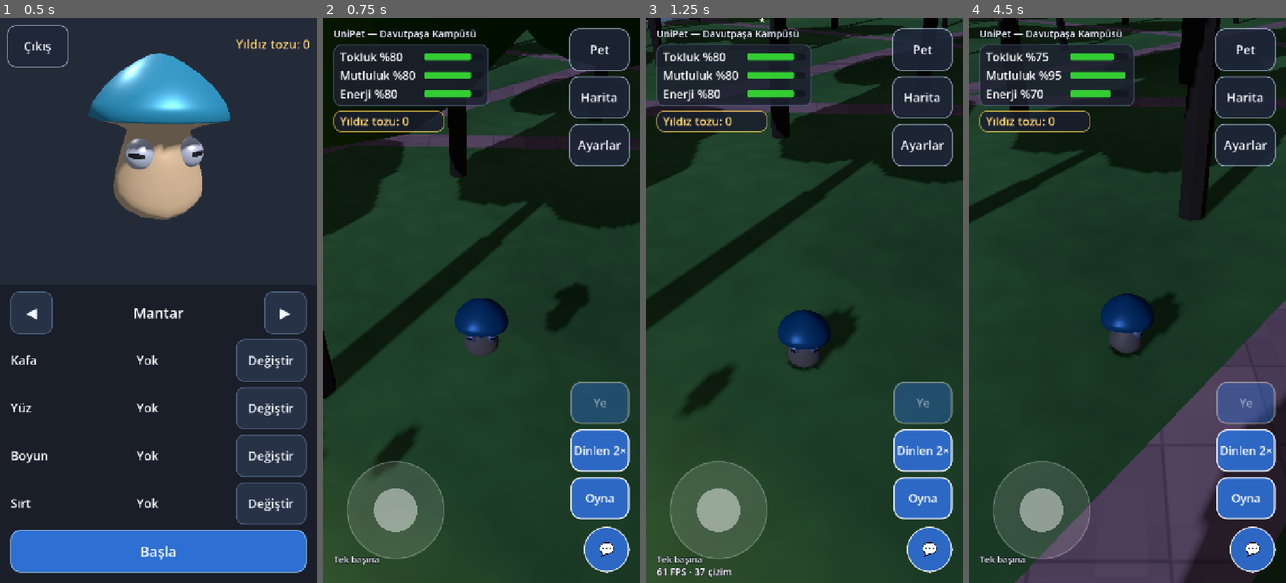
Above: before the commit, frames 1-4 (left to right).
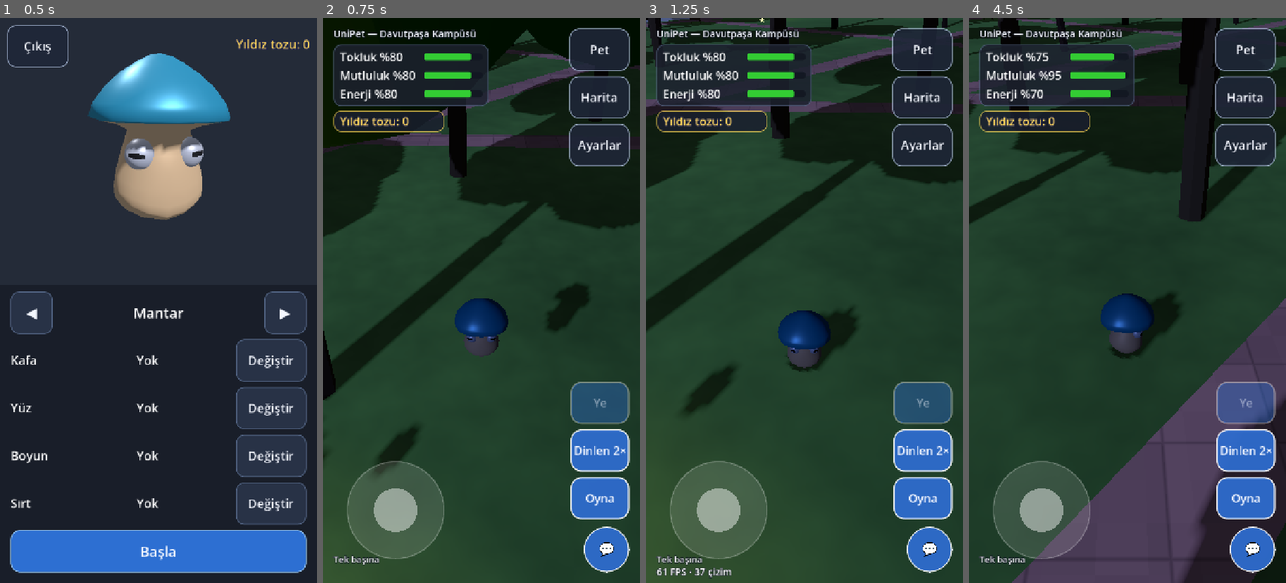
Above: after the commit, the same moments.

Repository: talha24052050/unipet
Game: Godot game, scene res://scenes/ui/login.tscn
Two runs of this game, one before a commit and one after it. Both use one fixed random seed, a clock stepped at 60 frames per second and the inputs below.
Inputs (mouse positions are in pixels of both pictures, inside the frame that each line leads up to):
- Up to frame 1 (0.5 s): no input
- Up to frame 2 (0.75 s): click "Başla" at 0.5 s
- Up to frame 3 (1.25 s): no input
- Up to frame 4 (4.5 s): click "Oyna" at 1.25 s; tap Enter at 2 s; move the mouse to (1197, 272) at 2.02 s; hold Right (ui_right) 2.03-2.75 s; click (1197, 272) at 2.17 s; drag from (1064, 328) to (1111, 413) at 2.77 s; click "Pet" at 3.5 s; click "Başla" at 4.25 s

Frame 1 is identical in both runs. In frame 2, 0.2% of the frame differs, in the area x 0-83%, y 3-68%; in frame 3, 0.3%; in frame 4, 0.6%, in the area x 0-100%, y 0-100%.

Commit message:
Gerçek yer şekilleri 2/4: eğimli zemin mesh/çarpışma, temel uzantılı binalar, alt-bölünmüş yollar ve alanlar

Diff:
--- a/game/src/world/greybox_builder.gd
+++ b/game/src/world/greybox_builder.gd
@@ -41,8 +41,10 @@
 const PATH_COLOR: Color = Color(0.91, 0.89, 0.85) # yaya yolu krem/açık gri
 const SERVICE_PATH_COLOR: Color = Color(0.290, 0.310, 0.333) # araç yolu koyu gri #4A4F55
 ## Z-fighting olmasın diye katmanlar arası küçük yükseklik farkı.
-const AREA_Y: float = 0.02
-const PATH_Y: float = 0.04
+const AREA_Y: float = 0.04
+const PATH_Y: float = 0.09
+const PATH_SUBDIV_M: float = 8.0
+const BUILDING_FOUNDATION_M: float = 2.5
 const GROUND_MARGIN: float = 30.0
 const CampusMap := preload("res://src/ui/campus_map.gd")
 const LANDMARKS_PATH: String = "res://data/landmarks.json"
@@ -92,6 +94,7 @@
 	var data: Dictionary = load_data(data_path)
 	if data.is_empty():
 		return
+	_load_terrain_for(data_path)
 	var extent: Rect2 = data_extent(data)
 	_build_ground_rect(extent.grow(GROUND_MARGIN))
 	_find_courtyard(data)
@@ -109,12 +112,23 @@
 	_batching = false
 	# Binaya bağlı olmayan simge yapılar (kampüs kapıları)
 	for n: Node3D in free_landmarks():
+		var lp: Vector3 = n.position
+		lp.y += TerrainHeight.active_height(lp.x, lp.z)
+		n.position = lp
 		add_child(n)
 	# Yeşil doku (ağaçlar, tarhlar, pist): greybox ile aynı klasörde <ad>_greenery.json
 	var decor: Node3D = GreeneryDecor.new()
 	decor.name = "GreeneryDecor"
 	add_child(decor)
 	decor.build_from_file(data_path.replace("_greybox.json", "_greenery.json"))
+
+
+func _load_terrain_for(greybox_path: String) -> void:
+	if not Config.TERRAIN_ENABLED:
+		TerrainHeight.active = null
+		return
+	var terrain_path: String = greybox_path.replace("_greybox.json", "_terrain.json")
+	TerrainHeight.active = TerrainHeight.load_from_file(terrain_path)
 
 
 static func load_data(path: String) -> Dictionary:
@@ -176,9 +190,10 @@
 
 
 ## Taban çokgenini `height` kadar yukarı uzatan kapalı mesh. Çokgen basit değilse null.
+## `floor_y` negatif verilirse duvarlar temel olarak aşağı uzar (eğimli arazide binalar havada kalmasın).
 ## `paths` verilirse, yolların duvarı kestiği yerlerde GATE_WIDTH genişliğinde, GATE_HEIGHT yüksekliğinde geçit açılır
 ## (geçidin üstündeki duvar ve çatı kalır).
-static func extrude_polygon(poly: PackedVector2Array, height: float, paths: Array[PackedVector2Array] = []) -> ArrayMesh:
+static func extrude_polygon(poly: PackedVector2Array, height: float, paths: Array[PackedVector2Array] = [], floor_y: float = 0.0) -> ArrayMesh:
 	# XZ düzleminde (x, z) → saat yönü/tersi fark etmesin diye tek yöne çevir.
 	if Geometry2D.is_polygon_clockwise(poly):
 		poly.reverse()
@@ -199,10 +214,10 @@
 	for i: int in n:
 		var a: Vector2 = poly[i]
 		var b: Vector2 = poly[(i + 1) % n]
-		var a0: Vector3 = Vector3(a.x, 0.0, a.y)
-		var b0: Vector3 = Vector3(b.x, 0.0, b.y)
+		var a0: Vector3 = Vector3(a.x, floor_y, a.y)
+		var b0: Vector3 = Vector3(b.x, floor_y, b.y)
 		if gates.has(i):
-			_add_wall_with_gates(st, a, b, height, gates[i])
+			_add_wall_with_gates(st, a, b, height, gates[i], floor_y)
 			continue
 		var a1: Vector3 = Vector3(a.x, height, a.y)
 		var b1: Vector3 = Vector3(b.x, height, b.y)
@@ -225,20 +240,20 @@
 
 
 ## Geçitli duvar: geçitlerin arası tam boy, geçidin üstü (lento) GATE_HEIGHT'tan yukarısı.
-static func _add_wall_with_gates(st: SurfaceTool, a: Vector2, b: Vector2, height: float, ts: Array) -> void:
+static func _add_wall_with_gates(st: SurfaceTool, a: Vector2, b: Vector2, height: float, ts: Array, floor_y: float = 0.0) -> void:
 	var half: float = GATE_WIDTH * 0.5 / a.distance_to(b)
 	var sorted: Array = ts.duplicate()
 	sorted.sort()
 	var cursor: float = 0.0
 	for t: float in sorted:
-		_add_wall_piece(st, a, b, cursor, t - half, 0.0, height)
+		_add_wall_piece(st, a, b, cursor, t - half, floor_y, height)
 		if height > GATE_HEIGHT:
 			_add_wall_piece(st, a, b, t - half, t + half, GATE_HEIGHT, height)
 		cursor = t + half
-	_add_wall_piece(st, a, b, cursor, 1.0, 0.0, height)
-
-
-static func flat_polygon_mesh(poly: PackedVector2Array, y: float) -> ArrayMesh:
+	_add_wall_piece(st, a, b, cursor, 1.0, floor_y, height)
+
+
+static func flat_polygon_mesh(poly: PackedVector2Array, y: float, sample_terrain: bool = false) -> ArrayMesh:
 	if Geometry2D.is_polygon_clockwise(poly):
 		poly.reverse()
 	var tris: PackedInt32Array = Geometry2D.triangulate_polygon(poly)
@@ -246,11 +261,12 @@
 		return null
 	var st: SurfaceTool = SurfaceTool.new()
 	st.begin(Mesh.PRIMITIVE_TRIANGLES)
-	st.set_normal(Vector3.UP)
 	for i: int in range(0, tris.size(), 3):
 		for k: int in [0, 1, 2]:
 			var v: Vector2 = poly[tris[i + k]]
-			st.add_vertex(Vector3(v.x, y, v.y))
+			var vy: float = (TerrainHeight.active_height(v.x, v.y) + y) if sample_terrain else y
+			st.set_normal(TerrainHeight.active_normal(v.x, v.y) if sample_terrain else Vector3.UP)
+			st.add_vertex(Vector3(v.x, vy, v.y))
 	return st.commit()
 
 
@@ -293,6 +309,9 @@
 
 
 func _build_ground_rect(rect: Rect2) -> void:
+	if Config.TERRAIN_ENABLED and TerrainHeight.active != null:
+		_build_terrain_ground(rect, TerrainHeight.active)
+		return
 	var c: Vector2 = rect.get_center()
 	var body: StaticBody3D = StaticBody3D.new()
 	body.name = "Ground"
@@ -309,6 +328,70 @@
 	mesh.cast_shadow = GeometryInstance3D.SHADOW_CASTING_SETTING_OFF
 	body.add_child(shape)
 	body.add_child(mesh)
+	add_child(body)
+
+
+func _build_terrain_ground(rect: Rect2, th: TerrainHeight) -> void:
+	var step: float = maxf(th.step, 10.0)
+	var x0: float = rect.position.x
+	var z0: float = rect.position.y
+	var nx: int = maxi(2, ceili(rect.size.x / step) + 1)
+	var nz: int = maxi(2, ceili(rect.size.y / step) + 1)
+	var dx: float = rect.size.x / float(nx - 1)
+	var dz: float = rect.size.y / float(nz - 1)
+
+	var verts: PackedVector3Array = PackedVector3Array()
+	var normals: PackedVector3Array = PackedVector3Array()
+	var uvs: PackedVector2Array = PackedVector2Array()
+	verts.resize(nx * nz)
+	normals.resize(nx * nz)
+	uvs.resize(nx * nz)
+
+	for r: int in nz:
+		var z: float = z0 + float(r) * dz
+		for c: int in nx:
+			var x: float = x0 + float(c) * dx
+			var idx: int = r * nx + c
+			verts[idx] = Vector3(x, th.height_at(x, z), z)
+			normals[idx] = th.normal_at(x, z)
+			uvs[idx] = Vector2(x * 0.05, z * 0.05)
+
+	var indices: PackedInt32Array = PackedInt32Array()
+	indices.resize((nx - 1) * (nz - 1) * 6)
+	var k: int = 0
+	for r: int in nz - 1:
+		for c: int in nx - 1:
+			var i00: int = r * nx + c
+			var i10: int = i00 + 1
+			var i01: int = i00 + nx
+			var i11: int = i01 + 1
+			indices[k] = i00
+			indices[k + 1] = i10
+			indices[k + 2] = i11
+			indices[k + 3] = i00
+			indices[k + 4] = i11
+			indices[k + 5] = i01
+			k += 6
+
+	var arrays: Array = []
+	arrays.resize(Mesh.ARRAY_MAX)
+	arrays[Mesh.ARRAY_VERTEX] = verts
+	arrays[Mesh.ARRAY_NORMAL] = normals
+	arrays[Mesh.ARRAY_TEX_UV] = uvs
+	arrays[Mesh.ARRAY_INDEX] = indices
+	var terrain_mesh: ArrayMesh = ArrayMesh.new()
+	terrain_mesh.add_surface_from_arrays(Mesh.PRIMITIVE_TRIANGLES, arrays)
+	terrain_mesh.surface_set_material(0, _grass_material(GROUND_COLOR))
+
+	var body: StaticBody3D = StaticBody3D.new()
+	body.name = "Ground"
+	var shape: CollisionShape3D = CollisionShape3D.new()
+	shape.shape = terrain_mesh.create_trimesh_shape()
+	var mi: MeshInstance3D = MeshInstance3D.new()
+	mi.mesh = terrain_mesh
+	mi.cast_shadow = GeometryInstance3D.SHADOW_CASTING_SETTING_OFF
+	body.add_child(shape)
+	body.add_child(mi)
 	add_child(body)
 
 
@@ -342,10 +425,14 @@
 		return
 	# OSM building:min_level: binalar arası havada köprü — altı açık (eskiden yerden yükselip yolu kapatıyordu)
 	var min_h: float = clampf(float(b.get("min_height", 0.0)), 0.0, height - 1.0)
+	var has_terrain: bool = Config.TERRAIN_ENABLED and TerrainHeight.active != null
+	var ref_y: float = _polygon_avg_height(poly) if has_terrain else 0.0
+	var min_y: float = _polygon_min_height(poly) if has_terrain else 0.0
+	var floor_y: float = -((ref_y - min_y) + BUILDING_FOUNDATION_M) if (has_terrain and min_h <= 0.0) else 0.0
 	# Sadece kutusu binanın kutusuyla kesişen yollar (kampüsün tamamında 300+ yol × 140 bina çok yavaştı).
 	var near_paths: Array[PackedVector2Array] = _paths_near(_poly_box(poly).grow(GATE_TOUCH_DIST + 1.0))
 	var no_paths: Array[PackedVector2Array] = []
-	var mesh: ArrayMesh = extrude_polygon(poly, height - min_h, near_paths if min_h <= 0.0 else no_paths)
+	var mesh: ArrayMesh = extrude_polygon(poly, height - min_h, near_paths if min_h <= 0.0 else no_paths, floor_y)
 	if min_h <= 0.0:
 		gate_count += _count_gates(poly, near_paths)
 	if mesh == null:
@@ -380,7 +467,7 @@
 	mesh.surface_set_material(0, wall_mat)
 	var body: StaticBody3D = StaticBody3D.new()
 	body.name = "Building%d" % building_count
-	body.position.y = min_h
+	body.position.y = ref_y + min_h
 	var mi: MeshInstance3D = MeshInstance3D.new()
 	mi.mesh = mesh
 	var shape: CollisionShape3D = CollisionShape3D.new()
@@ -388,7 +475,7 @@
 	trimesh.backface_collision = true
 	shape.shape = trimesh
 	if _batching and not is_kisla and min_h <= 0.0:
-		_batch_mesh(mesh, wall_mat, _poly_box(poly).get_center())  # aynı stil + hücre → tek çizim
+		_batch_mesh(mesh, wall_mat, _poly_box(poly).get_center(), ref_y, true)  # aynı stil + hücre → tek çizim
 		mi.free()
 	else:
 		body.add_child(mi)
@@ -444,8 +531,11 @@
 	var slab: ArrayMesh = extrude_polygon(poly, CANOPY_THICK)
 	if slab == null:
 		return
+	var has_terrain: bool = Config.TERRAIN_ENABLED and TerrainHeight.active != null
+	var base_y: float = _polygon_avg_height(poly) if has_terrain else 0.0
 	var body: StaticBody3D = StaticBody3D.new()
 	body.name = "Canopy%d" % building_count
+	body.position.y = base_y
 	var mat: StandardMaterial3D = _shared_material(CANOPY_COLOR)
 	slab.surface_set_material(0, mat)
 	var mi: MeshInstance3D = MeshInstance3D.new()
@@ -453,8 +543,9 @@
 	mi.position.y = height - CANOPY_THICK
 	body.add_child(mi)
 	var step: int = maxi(1, ceili(float(poly.size()) / CANOPY_MAX_POSTS))
+	var post_extra: float = 1.5 if has_terrain else 0.0
 	var post: BoxMesh = BoxMesh.new()
-	post.size = Vector3(CANOPY_POST, height - CANOPY_THICK, CANOPY_POST)
+	post.size = Vector3(CANOPY_POST, height - CANOPY_THICK + post_extra, CANOPY_POST)
 	post.material = mat
 	var post_shape: BoxShape3D = BoxShape3D.new()
 	post_shape.size = post.size
@@ -463,7 +554,7 @@
 		var c: Vector2 = poly[i].lerp(_polygon_center(poly), clampf(0.4 / maxf(poly[i].distance_to(_polygon_center(poly)), 0.01), 0.0, 0.5))
 		var p: MeshInstance3D = MeshInstance3D.new()
 		p.mesh = post
-		p.position = Vector3(c.x, post.size.y * 0.5, c.y)
+		p.position = Vector3(c.x, (height - CANOPY_THICK) - post.size.y * 0.5, c.y)
 		body.add_child(p)
 		var cs: CollisionShape3D = CollisionShape3D.new()
 		cs.shape = post_shape
@@ -475,14 +566,22 @@
 
 func _build_area(a: Dictionary) -> void:
 	var poly: PackedVector2Array = to_polygon(a.get("points", []))
-	var mesh: ArrayMesh = flat_polygon_mesh(poly, AREA_Y)
+	var is_water: bool = str(a.get("name", "")).to_lower().contains("havuz")
+	var has_terrain: bool = Config.TERRAIN_ENABLED and TerrainHeight.active != null
+	var mesh: ArrayMesh
+	if has_terrain and is_water:
+		var ctr: Vector2 = _polygon_center(poly)
+		mesh = flat_polygon_mesh(poly, TerrainHeight.active_height(ctr.x, ctr.y) + AREA_Y, false)
+	else:
+		mesh = flat_polygon_mesh(poly, AREA_Y, has_terrain)
 	if mesh == null:
 		return
 	var color: Color = AREA_COLORS.get(str(a.get("kind", "grass")), AREA_COLORS["grass"])
 	var kind: String = str(a.get("kind", "grass"))
-	var mat: Material = _water_material() if str(a.get("name", "")).to_lower().contains("havuz") 		else (_grass_material(color) if GRASS_KINDS.has(kind) else _shared_material(color))
+	var mat: Material = _water_material() if is_water \
+		else (_grass_material(color) if GRASS_KINDS.has(kind) else _shared_material(color))
 	if _batching:
-		_batch_mesh(mesh, mat, _poly_box(poly).get_center())
+		_batch_mesh(mesh, mat, _poly_box(poly).get_center(), 0.0, false)
 		return
 	mesh.surface_set_material(0, mat)
 	var mi: MeshInstance3D = MeshInstance3D.new()
@@ -495,29 +594,49 @@
 	var pts: PackedVector2Array = to_polygon(p.get("points", []))
 	var kind: String = str(p.get("kind", "footway"))
 	var width: float = PATH_WIDTHS.get(kind, 2.0)
+	var has_terrain: bool = Config.TERRAIN_ENABLED and TerrainHeight.active != null
 	var st: SurfaceTool = SurfaceTool.new()
 	st.begin(Mesh.PRIMITIVE_TRIANGLES)
-	st.set_normal(Vector3.UP)
 	for i: int in pts.size() - 1:
 		var a: Vector2 = pts[i]
 		var b: Vector2 = pts[i + 1]
-		if a.distance_to(b) < 0.01:
+		var seg_len: float = a.distance_to(b)
+		if seg_len < 0.01:
 			continue
 		var side: Vector2 = (b - a).normalized().orthogonal() * (width * 0.5)
-		var q: Array[Vector3] = [
-			Vector3(a.x + side.x, PATH_Y, a.y + side.y), Vector3(a.x - side.x, PATH_Y, a.y - side.y),
-			Vector3(b.x - side.x, PATH_Y, b.y - side.y), Vector3(b.x + side.x, PATH_Y, b.y + side.y),
-		]
-		# UV.x = yol genişliği boyunca 0..1 (0: sol kenar, 1: sağ kenar)
-		var uvs: Array[Vector2] = [
-			Vector2(0.0, 0.0), Vector2(1.0, 0.0),
-			Vector2(1.0, 1.0), Vector2(0.0, 1.0),
-		]
-		var indices: Array[int] = [0, 2, 1, 0, 3, 2]
-		for idx: int in indices:
-			st.set_uv(uvs[idx])
-			st.set_uv2(Vector2(width, 0.0))  # genişlik (m): tek parke malzemesiyle birleştirme için
-			st.add_vertex(q[idx])
+		var subdiv: int = maxi(1, ceili(seg_len / PATH_SUBDIV_M)) if has_terrain else 1
+		for s: int in subdiv:
+			var t0: float = float(s) / float(subdiv)
+			var t1: float = float(s + 1) / float(subdiv)
+			var sa: Vector2 = a.lerp(b, t0)
+			var sb: Vector2 = a.lerp(b, t1)
+			var p0: Vector2 = sa + side
+			var p1: Vector2 = sa - side
+			var p2: Vector2 = sb - side
+			var p3: Vector2 = sb + side
+			var q: Array[Vector3] = [
+				Vector3(p0.x, (TerrainHeight.active_height(p0.x, p0.y) if has_terrain else 0.0) + PATH_Y, p0.y),
+				Vector3(p1.x, (TerrainHeight.active_height(p1.x, p1.y) if has_terrain else 0.0) + PATH_Y, p1.y),
+				Vector3(p2.x, (TerrainHeight.active_height(p2.x, p2.y) if has_terrain else 0.0) + PATH_Y, p2.y),
+				Vector3(p3.x, (TerrainHeight.active_height(p3.x, p3.y) if has_terrain else 0.0) + PATH_Y, p3.y),
+			]
+			var nrms: Array[Vector3] = [
+				TerrainHeight.active_normal(p0.x, p0.y) if has_terrain else Vector3.UP,
+				TerrainHeight.active_normal(p1.x, p1.y) if has_terrain else Vector3.UP,
+				TerrainHeight.active_normal(p2.x, p2.y) if has_terrain else Vector3.UP,
+				TerrainHeight.active_normal(p3.x, p3.y) if has_terrain else Vector3.UP,
+			]
+			# UV.x = yol genişliği boyunca 0..1 (0: sol kenar, 1: sağ kenar)
+			var uvs: Array[Vector2] = [
+				Vector2(0.0, t0), Vector2(1.0, t0),
+				Vector2(1.0, t1), Vector2(0.0, t1),
+			]
+			var indices: Array[int] = [0, 2, 1, 0, 3, 2]
+			for idx: int in indices:
+				st.set_normal(nrms[idx])
+				st.set_uv(uvs[idx])
+				st.set_uv2(Vector2(width, 0.0))  # genişlik (m): tek parke malzemesiyle birleştirme için
+				st.add_vertex(q[idx])
 	var mesh: ArrayMesh = st.commit()
 	if mesh.get_surface_count() == 0:
 		return
@@ -525,7 +644,7 @@
 	var mat: Material = _shared_material(SERVICE_PATH_COLOR) if kind == "service" \
 		else _get_cobble_material(PATTERN_PINK_CONCRETE if in_courtyard(mid) else PATTERN_COBBLE)
 	if _batching:
-		_batch_mesh(mesh, mat, mid)
+		_batch_mesh(mesh, mat, mid, 0.0, false)
 		return
 	mesh.surface_set_material(0, mat)
 	var mi: MeshInstance3D = MeshInstance3D.new()
@@ -578,14 +697,14 @@
 	return _shared_materials[color]
 
 
-func _batch_mesh(mesh: ArrayMesh, mat: Material, at: Vector2) -> void:
+func _batch_mesh(mesh: ArrayMesh, mat: Material, at: Vector2, y_offset: float = 0.0, cast_shadow: bool = false) -> void:
 	var arr: Array = mesh.surface_get_arrays(0)
 	var verts: PackedVector3Array = arr[Mesh.ARRAY_VERTEX]
 	var uvs: Variant = arr[Mesh.ARRAY_TEX_UV]
 	var idx: Variant = arr[Mesh.ARRAY_INDEX]
-	var key: String = "%d|%d|%d" % [mat.get_instance_id(), floori(at.x / BATCH_CELL), floori(at.y / BATCH_CELL)]
+	var key: String = "%d|%d|%d|%d" % [mat.get_instance_id(), floori(at.x / BATCH_CELL), floori(at.y / BATCH_CELL), 1 if cast_shadow else 0]
 	if not _batches.has(key):
-		_batches[key] = {"mat": mat, "verts": PackedVector3Array(), "uvs": PackedVector2Array(), "uv2s": PackedVector2Array(), "normals": PackedVector3Array()}
+		_batches[key] = {"mat": mat, "shadow": cast_shadow, "verts": PackedVector3Array(), "uvs": PackedVector2Array(), "uv2s": PackedVector2Array(), "normals": PackedVector3Array()}
 	var b: Dictionary = _batches[key]
 	var bv: PackedVector3Array = b["verts"]
 	var bu: PackedVector2Array = b["uvs"]
@@ -597,8 +716,9 @@
 	var has_uv: bool = uvs is PackedVector2Array and not (uvs as PackedVector2Array).is_empty()
 	var has_n: bool = nrm is PackedVector3Array and not (nrm as PackedVector3Array).is_empty()
 	var order: PackedInt32Array = idx if idx is PackedInt32Array and not (idx as PackedInt32Array).is_empty() else PackedInt32Array(range(verts.size()))
+	var shift: Vector3 = Vector3(0.0, y_offset, 0.0)
 	for i: int in order:
-		bv.append(verts[i])
+		bv.append(verts[i] + shift)
 		bu.append((uvs as PackedVector2Array)[i] if has_uv else Vector2.ZERO)
 		bn.append((nrm as PackedVector3Array)[i] if has_n else Vector3.UP)
 		b2.append((uv2 as PackedVector2Array)[i] if has_uv2 else Vector2.ZERO)
@@ -627,13 +747,7 @@
 		var mi: MeshInstance3D = MeshInstance3D.new()
 		mi.name = "Batch"
 		mi.mesh = mesh
-		# Düz yüzeyler (yol/alan) gölge düşürmez; bina birleşimleri düşürür
-		var flat: bool = true
-		for n: Vector3 in normals:
-			if n.y < 0.9:
-				flat = false
-				break
-		if flat:
+		if not bool(b.get("shadow", false)):
 			mi.cast_shadow = GeometryInstance3D.SHADOW_CASTING_SETTING_OFF
 		add_child(mi)
 	_batches.clear()
@@ -955,3 +1069,21 @@
 	for v: Vector2 in poly:
 		sum += v
 	return sum / maxf(1.0, poly.size())
+
+
+static func _polygon_avg_height(poly: PackedVector2Array) -> float:
+	if poly.is_empty():
+		return 0.0
+	var total: float = 0.0
+	for v: Vector2 in poly:
+		total += TerrainHeight.active_height(v.x, v.y)
+	return total / float(poly.size())
+
+
+static func _polygon_min_height(poly: PackedVector2Array) -> float:
+	if poly.is_empty():
+		return 0.0
+	var m: float = TerrainHeight.active_height(poly[0].x, poly[0].y)
+	for i: int in range(1, poly.size()):
+		m = minf(m, TerrainHeight.active_height(poly[i].x, poly[i].y))
+	return m
--- a/game/tests/test_terrain.gd
+++ b/game/tests/test_terrain.gd
@@ -80,3 +80,72 @@
 	if span < 5.0 or span > 120.0:
 		return "Davutpaşa kot farkı gerçekçi aralıkta (5..120 m) olmalı: %f" % span
 	return ""
+
+
+func test_greybox_terrain_ground_building_and_path() -> String:
+	var Greybox := preload("res://src/world/greybox_builder.gd")
+	var prev_active: TerrainHeight = TerrainHeight.active
+	var prev_enabled: bool = Config.TERRAIN_ENABLED
+	Config.TERRAIN_ENABLED = true
+	TerrainHeight.active = TerrainHeight.from_dict({
+		"min_x": 0.0, "min_z": 0.0, "step": 20.0, "cols": 3, "rows": 3,
+		"heights": [0.0, 5.0, 10.0, 0.0, 5.0, 10.0, 0.0, 5.0, 10.0],
+	})
+
+	var builder: Node3D = Greybox.new()
+	builder.call("_build_ground_rect", Rect2(0.0, 0.0, 40.0, 40.0))
+	var ground: Node = builder.get_node_or_null("Ground")
+	if ground == null:
+		builder.free()
+		TerrainHeight.active = prev_active
+		Config.TERRAIN_ENABLED = prev_enabled
+		return "Terrain Ground düğümü oluşmadı"
+
+	# Zemin mesh köşeleri eğime göre yükselmiş olmalı (0..10 m)
+	var gmi: MeshInstance3D = null
+	for ch: Node in ground.get_children():
+		if ch is MeshInstance3D:
+			gmi = ch as MeshInstance3D
+	var gverts: PackedVector3Array = gmi.mesh.surface_get_arrays(0)[Mesh.ARRAY_VERTEX]
+	var max_gy: float = -1e9
+	for v: Vector3 in gverts:
+		max_gy = maxf(max_gy, v.y)
+	if not is_equal_approx(max_gy, 10.0):
+		builder.free()
+		TerrainHeight.active = prev_active
+		Config.TERRAIN_ENABLED = prev_enabled
+		return "Zemin yüksekliği 10.0 m olmalı, %f bulundu" % max_gy
+
+	# Eğimli yolda segment alt-bölünmeli ve yükseklik takip etmeli
+	builder.call("_build_path", {"kind": "footway", "points": [[0.0, 10.0], [40.0, 10.0]]})
+	var pmi: MeshInstance3D = null
+	for ch: Node in builder.get_children():
+		if ch is MeshInstance3D:
+			pmi = ch as MeshInstance3D
+	var pverts: PackedVector3Array = pmi.mesh.surface_get_arrays(0)[Mesh.ARRAY_VERTEX]
+	if pverts.size() <= 6:
+		builder.free()
+		TerrainHeight.active = prev_active
+		Config.TERRAIN_ENABLED = prev_enabled
+		return "40 m eğimli yol alt-bölünmeli (köşe sayısı: %d)" % pverts.size()
+	var max_py: float = -1e9
+	for v: Vector3 in pverts:
+		max_py = maxf(max_py, v.y)
+	if max_py < 9.5:
+		builder.free()
+		TerrainHeight.active = prev_active
+		Config.TERRAIN_ENABLED = prev_enabled
+		return "Yol yüksekliği eğimi takip etmiyor: %f" % max_py
+
+	# Eğimli binada temel aşağı uzamalı ve body.position.y > 0 olmalı
+	builder.call("_build_building", {
+		"name": "TestBina",
+		"height": 8.0,
+		"points": [[10.0, 10.0], [30.0, 10.0], [30.0, 30.0], [10.0, 30.0]],
+	})
+	var bnode: Node3D = builder.get_node_or_null("Building0") as Node3D
+	var b_ok: bool = bnode != null and is_equal_approx(bnode.position.y, 5.0)
+	builder.free()
+	TerrainHeight.active = prev_active
+	Config.TERRAIN_ENABLED = prev_enabled
+	return "" if b_ok else "Eğimli bina doğru kotta yerleşmedi"
